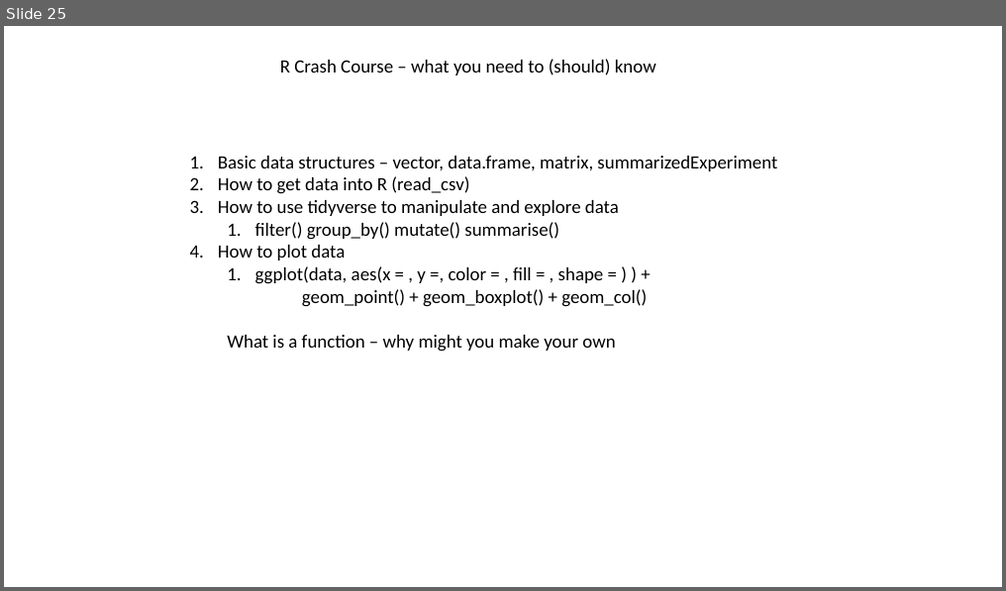
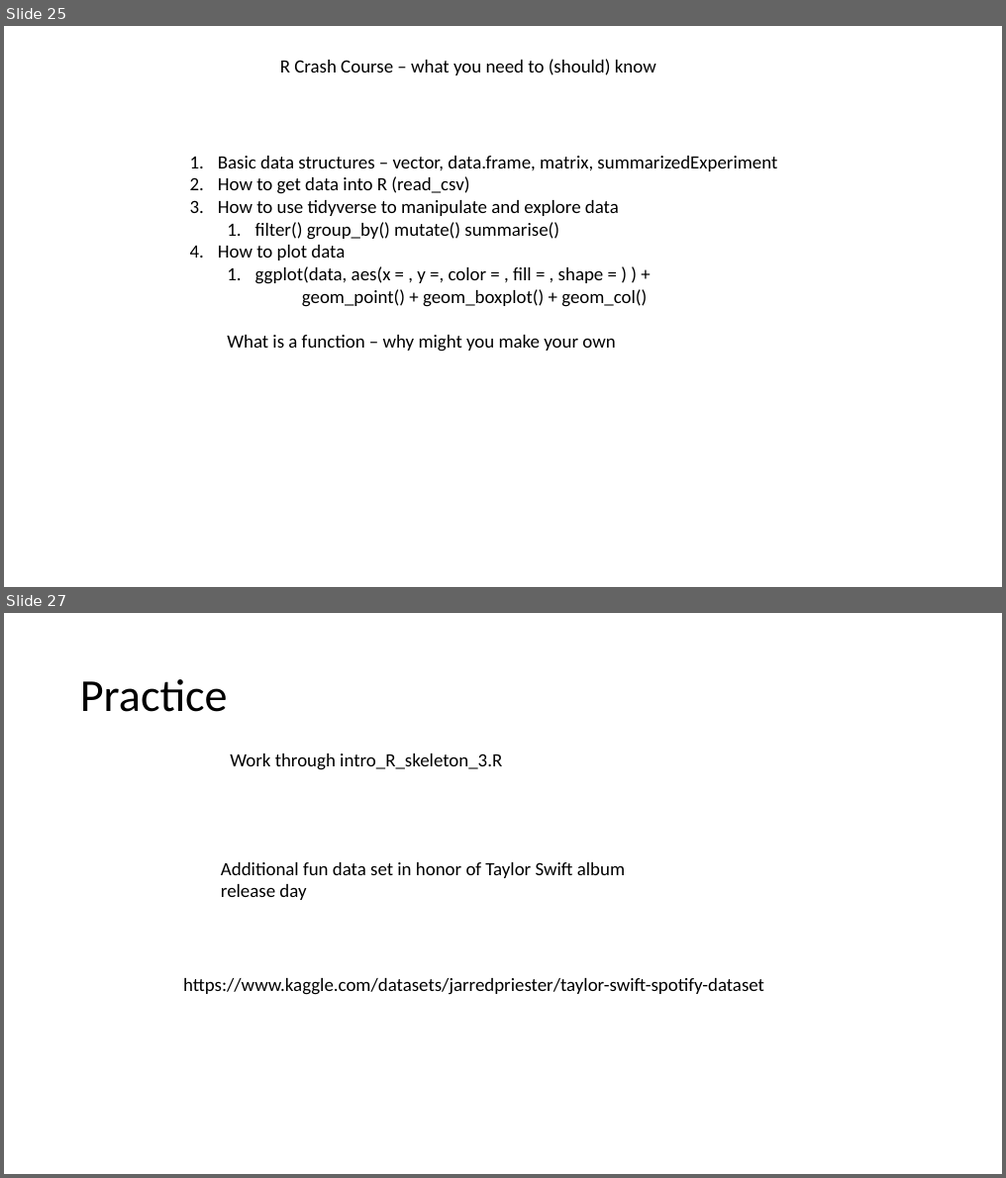
Before and after one commit to jraab/GNET749_RNAseq, a slide deck: lectures/2024_GNET749_Lecture3.pptx. Shown one above the other, each under a label of ours: slide 25 before the commit, slides 25 and 27 after it; the slides between them are not shown. The pictures are 1006x591 and 1006x1178 pixels, drawn with LibreOffice and Linux fonts; fonts in the diff are those of the drawing. Boxes give left, top, right and bottom in pixels: in the first picture for what was removed or moved away, otherwise in the second. Text is boxed around its words. In the diff, an @@ line names an element or a change of style, - is before the commit and + after.

```diff
--- a/lectures/2024_GNET749_Lecture3.pptx
+++ b/lectures/2024_GNET749_Lecture3.pptx
@@ slide 27 added at (4, 613, 1002, 1174), background #FFFFFF @@
@@ title added at (80, 679, 228, 712), 44 pt, text #000000 @@
+Practice
@@ text added at (230, 754, 502, 770), 18 pt, text #000000 @@
+Work through intro_R_skeleton_3.R
@@ text added at (221, 862, 625, 900), 18 pt, text #000000 @@
+Additional fun data set in honor of Taylor Swift album release day
@@ text added at (183, 978, 764, 995), 18 pt, text #000000 @@
+https://www.kaggle.com/datasets/jarredpriester/taylor-swift-spotify-dataset
```
Also in this commit, not shown: 1 slide changed, 1 other file.
